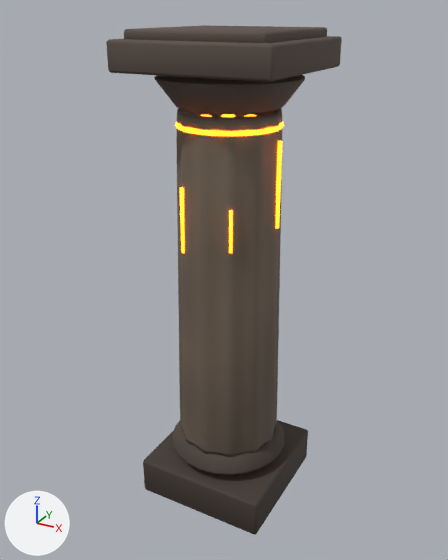
A saved change to the glTF model assets/models/env/pillar.glb.
Both versions are drawn from a 50 mm camera at (5.23, -9.72, 9.56) aimed at (-0.1, -0.01, 4.71). Lighting does not change. The marker at lower left points along +X, +Y and +Z. The older version comes first. Vertices at exactly the same position are counted once.

Objects in the first picture: 'pillar_base', 'pillar_cap', 'pillar_rune', 'pillar_shaft'.
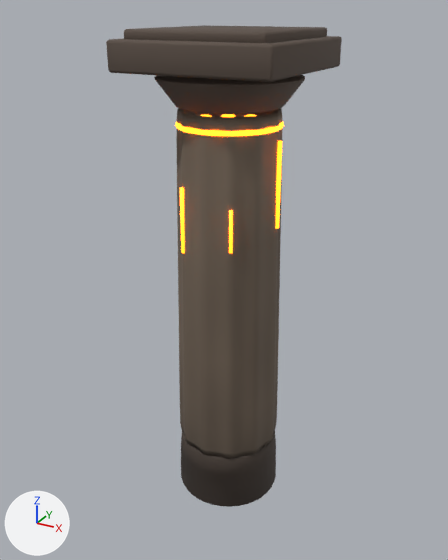
Location of each change, (x1, y1, x2, y2) in pixels of the pictures (448 x 560 px):
```json
{"object": "pillar_base", "change": "reshaped", "before": [143, 420, 308, 534], "after": [181, 431, 276, 507]}
{"part": 1, "of": "me_pillar_base", "change": "rebuilt", "before": [143, 420, 308, 534], "after": [181, 431, 276, 507]}
{"part": 2, "of": "me_pillar_base", "change": "deleted", "before": [172, 421, 285, 475]}
```

Scene script edits in JSON lines:
```json
{"block": "me_pillar_base", "where": "# used by ob_pillar_base; location = (0.0, 0.0, 0.0)"}
{"op": "remove", "block": "me_pillar_base", "code": "me_pillar_base.from_pydata(...)  # 200 vertices, 392 faces; spans x -1.35..1.35, y -1.35..1.35, z 0.0..1.3"}
{"op": "add", "block": "me_pillar_base", "code": "me_pillar_base.from_pydata(...)  # 252 vertices, 534 faces; spans x -1.06..1.06, y -1.06..1.06, z 0.0..1.25"}
{"block": "me_pillar_base", "change": "me_pillar_base part 1: the loose piece of 56 vertices spanning x -1.35..1.35, y -1.35..1.35, z 0.0..0.8 is rebuilt with 252 vertices and now spans x -1.06..1.06, y -1.06..1.06, z 0.0..1.25"}
{"block": "me_pillar_base", "change": "me_pillar_base part 2"}
{"block": "me_pillar_base", "change": "144 vertices are removed from x -1.22..1.22, y -1.22..1.22, z 1.0..1.3"}
{"block": "me_pillar_base", "change": "284 faces are deleted"}
```
